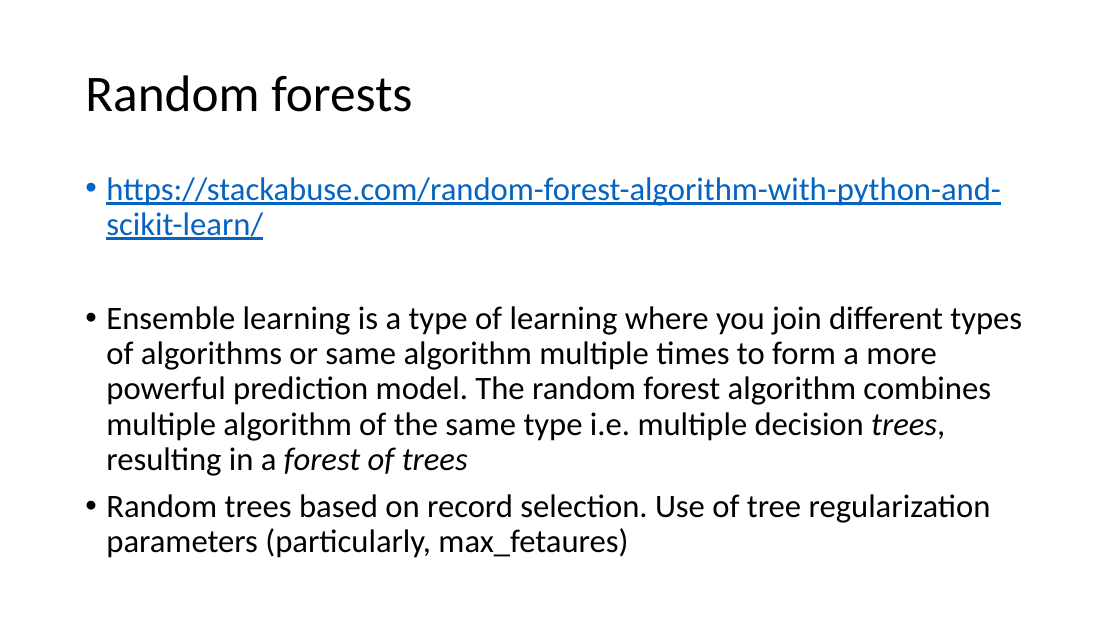
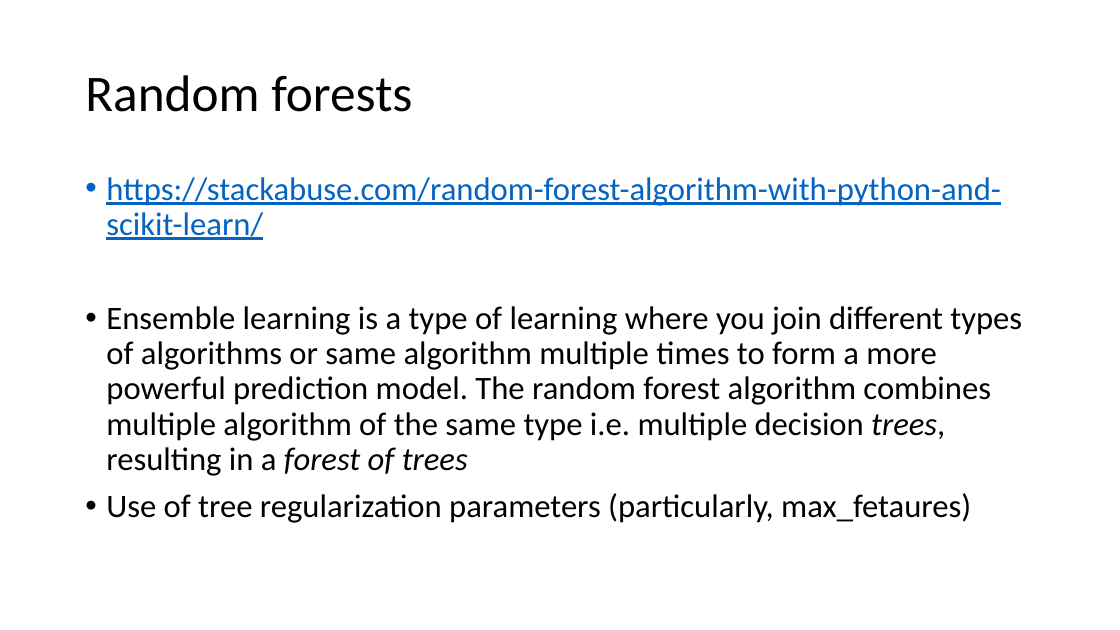
Before and after one commit to FranzGH/IoT_ML, a slide deck: slide 23 of Sklearn-UG.pptx (slide 22 before the commit). Drawn at 1120x630 pixels with LibreOffice and Linux fonts; fonts in the diff are those of the drawing. Boxes give left, top, right and bottom in pixels: in the first picture for what was removed or moved away, otherwise in the second. Text is boxed around its words. In the diff, an @@ line names an element or a change of style, - is before the commit and + after.

```diff
--- a/Sklearn-UG.pptx
+++ b/Sklearn-UG.pptx
@@ text at box(106, 493, 971, 523): text changed @@
-• Random trees based on record selection. Use of tree regularization parameters (particularly, max_fetaures)
+• Use of tree regularization parameters (particularly, max_fetaures)
```
Also in this commit, not shown: 7 other slides changed, 1 slide added, 6 other files.
